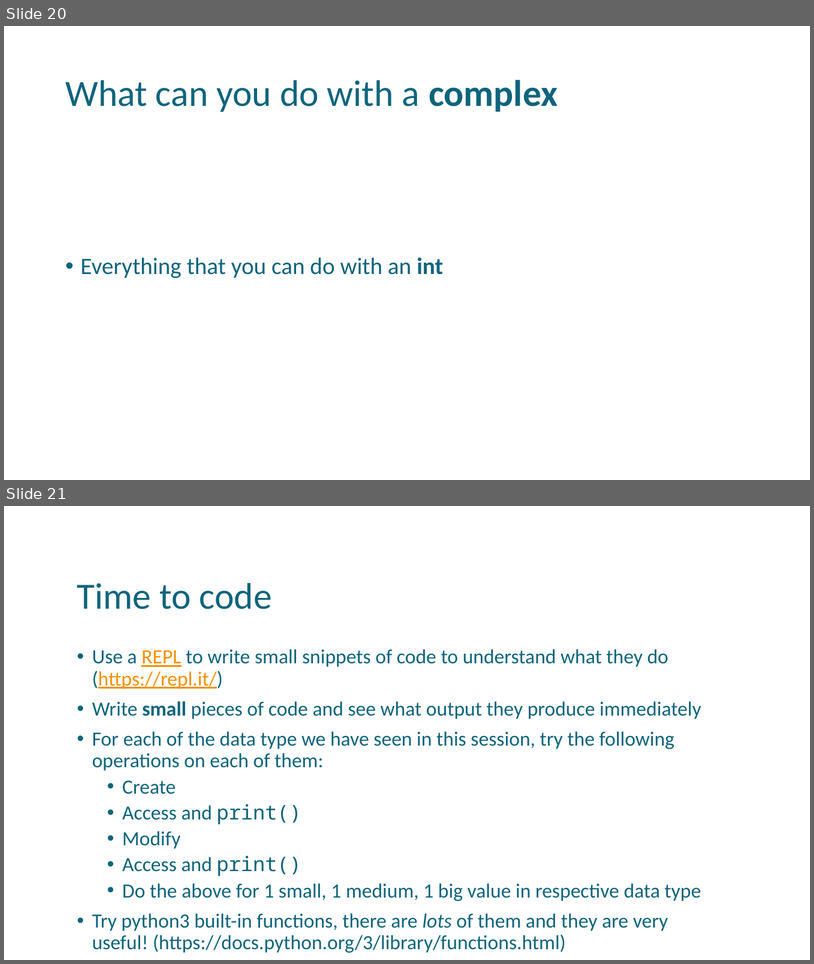
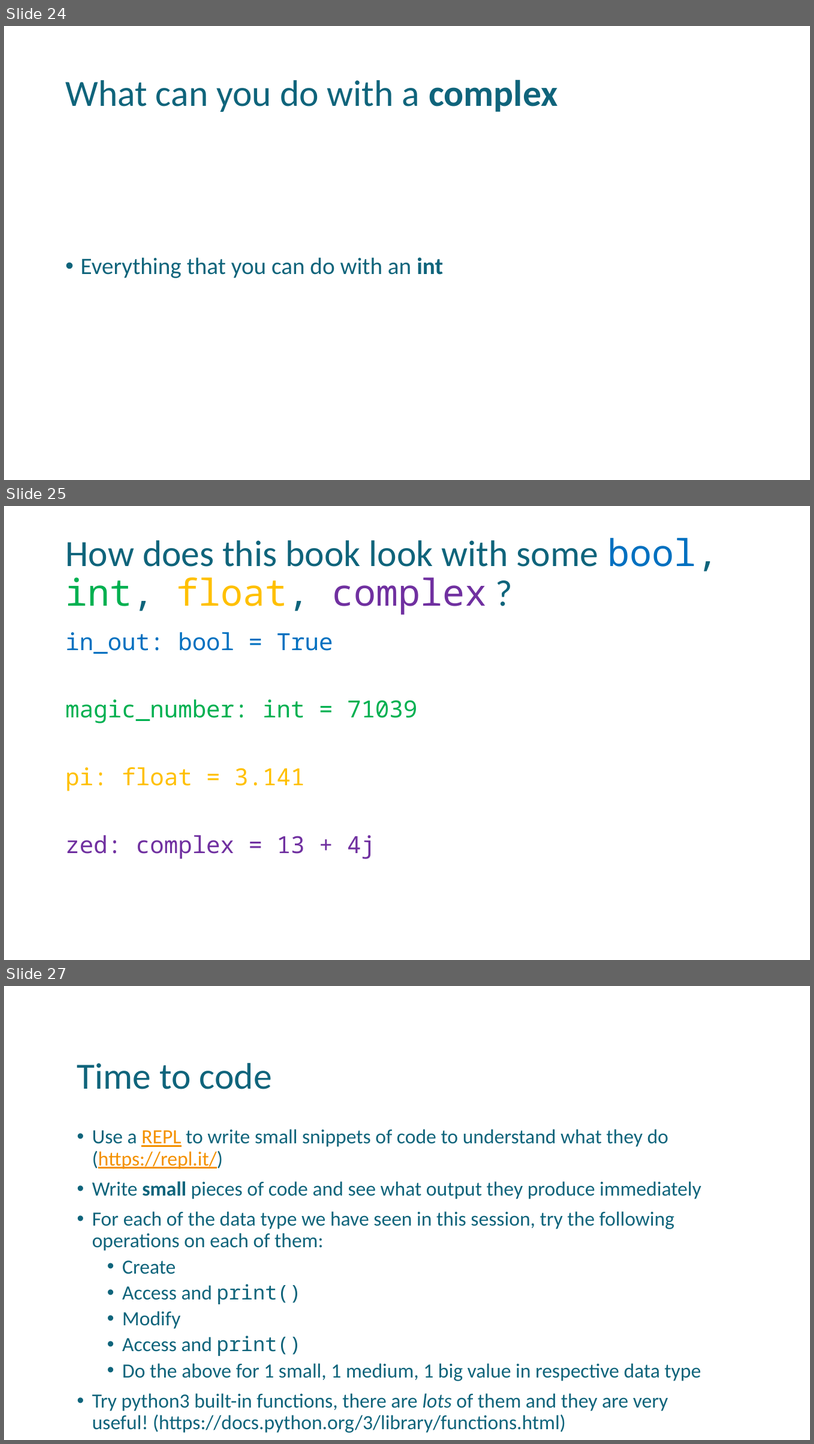
Before and after one commit to uday87j/teach_python, a slide deck: fundamentals/2-State, Data types.pptx. Shown one above the other, each under a label of ours: slides 20 and 21 before the commit, slides 24, 25 and 27 after it; the slides between them are not shown. The pictures are 814x964 and 814x1444 pixels, drawn with LibreOffice and Linux fonts; fonts in the diff are those of the drawing. Boxes give left, top, right and bottom in pixels: in the first picture for what was removed or moved away, otherwise in the second. Text is boxed around its words. In the diff, an @@ line names an element or a change of style, - is before the commit and + after.

```diff
--- a/fundamentals/2-State, Data types.pptx
+++ b/fundamentals/2-State, Data types.pptx
@@ slide 25 added at (x1=4, y1=506, x2=810, y2=960), background #FFFFFF @@
@@ title added at (x1=65, y1=538, x2=719, y2=615), 44 pt, text #0F647B @@
+How does this book look with some bool, int, float, complex ?
@@ text added at (x1=65, y1=632, x2=417, y2=859), 28 pt, text #00B050 @@
+in_out: bool = True
+magic_number: int = 71039
+pi: float = 3.141
+zed: complex = 13 + 4j
@@ what was slide 20 is now slide 24 @@
@@ what was slide 21 is now slide 27 @@
```
Also in this commit, not shown: 1 slide changed, 5 other slides added, 1 other file.
